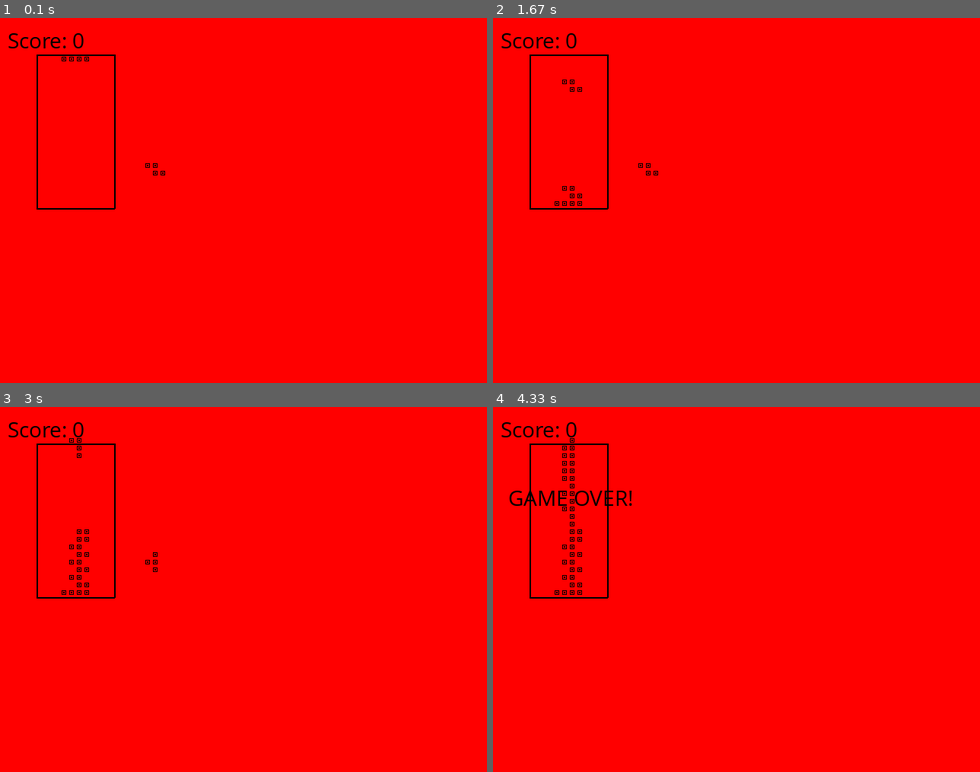
Above: before the commit, frames 1-4 (two rows, left to right).
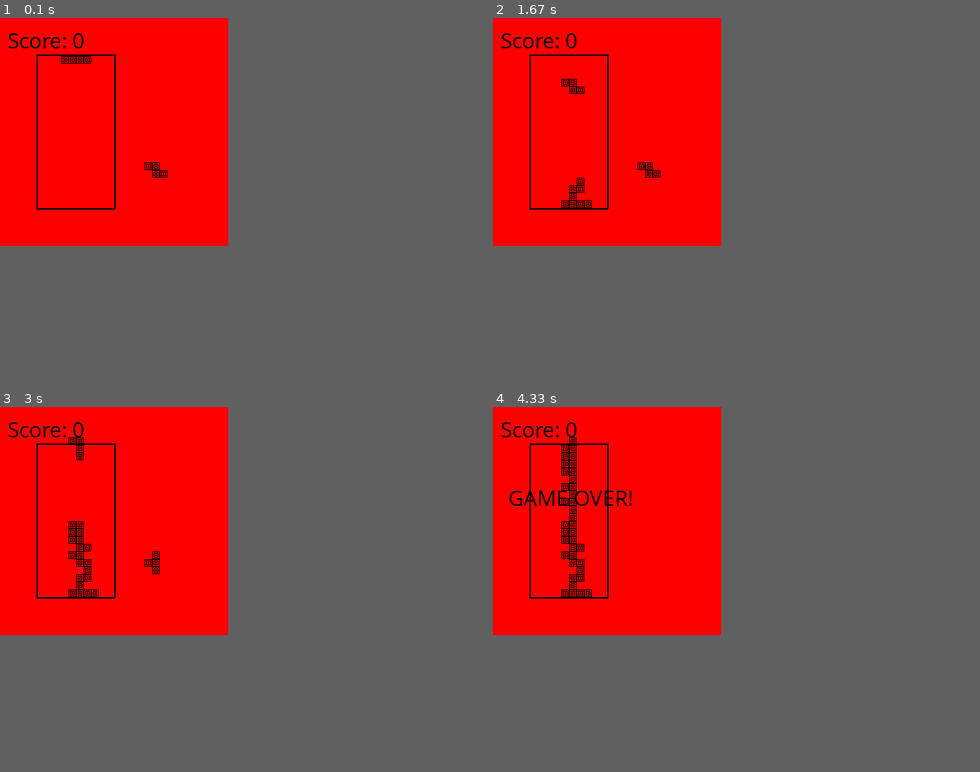
Above: after the commit, the same moments.

Repository: FrankTaylorLieder/pytris
Game: pygame game, started from pytris.py
Two runs of this game, one before a commit and one after it. Both use one fixed random seed, a clock stepped at 60 frames per second and the inputs below.
Inputs:
- Up to frame 1 (0.1 s): no input
- Up to frame 2 (1.67 s): tap Space at 0.33, 0.73, 1.03, 1.23, 1.57 s; hold Right 0.67-1.13 s; hold Up 1.17-1.47 s; hold Right from 1.5 s (still down)
- Up to frame 3 (3 s): tap Space at 1.87, 2.07, 2.37, 2.63, 2.97 s; release Right at 1.97 s; hold Left 2-2.53 s; hold Down 2.57-2.87 s; hold Left from 2.9 s (still down)
- Up to frame 4 (4.33 s): release Left at 3.3 s; hold Up 3.33-3.7 s; tap Space at 3.4, 3.8, 4.1 s; hold Right from 3.73 s (still down)
In our replay, the window is 640x480 before the commit and 300x300 after it. These sizes can differ from the game's own. Grey fills any space a smaller window leaves; there, only what the larger window draws over its background counts as a difference.

The runs differ from the first frame. In frame 1, 0.2% of the frame differs, in the area x 12-35%, y 10-44%; in frame 2, 0.4%; in frame 3, 0.7%; in frame 4, 1.0%, in the area x 12-21%, y 8-53%.

Commit message:
Tidied up code and PEP8 formatted

Diff:
--- a/pytris.py
+++ b/pytris.py
@@ -26,6 +26,7 @@
 - DONE BUG O shape wobbles on rotate
 - Show column indicator
 - Sort out the pygame installation on M1 mac. GIF support not by default.
+- Port to pygame 2.3
 
 @author: fst AT lieder.me.uk
 '''
@@ -55,6 +56,7 @@
 # 2D array: list of columns
 model = [x[:] for x in [[False] * mheight] * mwidth]
 
+
 def dump_model(model):
     for y in range(mheight):
         for x in range(mwidth):
@@ -64,9 +66,9 @@
 
 bs = 10
 xoff, yoff = 50, 50
-ssize = swidth, sheight = [640, 480]
-
-block = pygame.image.load('block.bmp')
+ssize = swidth, sheight = [300, 300]
+
+block = pygame.image.load('block.gif')
 blockrect = block.get_rect()
 
 '''
@@ -75,18 +77,21 @@
   points = [[x,y]]
 '''
 shapes = [
-        { 'positions': [[-2, 0], [-1, 0], [0, 0], [1, 0]], 'rotate': True },  # I
-        { 'positions': [[0, 0], [1, 0], [0, 1], [1, 1]], 'rotate': False },  # O
-        { 'positions': [[0, -1], [0, 0], [0, 1], [-1, 0]], 'rotate': True },  # T
-        { 'positions': [[0, -1], [0, 0], [0, 1], [1, -1]], 'rotate': True },  # J
-        { 'positions': [[0, -1], [0, 0], [0, 1], [-1, -1]], 'rotate': True },  # L
-        { 'positions': [[-1, -1], [0, -1], [0, 0], [1, 0]], 'rotate': True },  # S
-        { 'positions': [[0, -1], [0, 0], [-1, 0], [-1, -1]], 'rotate': True }  # Z
-    ]
-
-shapes_small = [
-        { 'positions': [[-1, -1], [-1, 0], [0, 0], [0, -1]], 'rotate': False }  # O
-    ]
+    {'name': 'I', 'positions': [
+        [-2, 0], [-1, 0], [0, 0], [1, 0]], 'rotate': True},
+    {'name': 'O', 'positions': [[0, 0], [1, 0],
+                                [0, 1], [1, 1]], 'rotate': False},
+    {'name': 'T', 'positions': [[0, -1], [0, 0],
+                                [0, 1], [-1, 0]], 'rotate': True},
+    {'name': 'J', 'positions': [[0, -1], [0, 0],
+                                [0, 1], [1, -1]], 'rotate': True},
+    {'name': 'L', 'positions': [[0, -1], [0, 0], [0, 1],
+                                [-1, -1]], 'rotate': True},
+    {'name': 'S', 'positions': [[-1, -1], [0, -1], [0, 0], [1, 0]],
+     'rotate': True},
+    {'name': 'Z', 'positions': [[0, -1], [0, 0], [-1, 0],
+                                [-1, -1]], 'rotate': True}
+]
 
 pygame.font.init()
 font = pygame.font.SysFont('Comic Sans MS', 30)
@@ -104,14 +109,16 @@
         self.rotate = shape_defn['rotate']
 
     def rotate_left(self):
-        if not self.rotate: return
+        if not self.rotate:
+            return
         np = []
         for i in range(len(self.positions)):
             np.append([self.positions[i][1], -self.positions[i][0]])
         self.positions = np
 
     def rotate_right(self):
-        if not self.rotate: return
+        if not self.rotate:
+            return
         np = []
         for i in range(len(self.positions)):
             np.append([-self.positions[i][1], self.positions[i][0]])
@@ -126,32 +133,43 @@
     def duplicate(self):
         return Shape({'positions': self.positions, 'rotate': self.rotate})
 
+
 def validate_rotated(model, shape, mx, my):
     for x, y in shape.get_points(mx, my):
-        if x < 0: return False
-        if x >= mwidth: return False
-        if y >= mheight: return False
-        if model[x][y]: return False
+        if x < 0:
+            return False
+        if x >= mwidth:
+            return False
+        if y >= mheight:
+            return False
+        if model[x][y]:
+            return False
 
     return True
 
 
 def get_options(model, shape, mx, my):
     # print('XXX get_options %s' % [mx, my, shape])
-    options = { Directions.LEFT, Directions.RIGHT, Directions.DOWN, Directions.RLEFT, Directions.RRIGHT }
+    options = {Directions.LEFT, Directions.RIGHT,
+               Directions.DOWN, Directions.RLEFT, Directions.RRIGHT}
 
     for x, y in shape.get_points(mx, my):
-        if x <= 0 or model[x - 1][y]: options.discard(Directions.LEFT)
-        if x >= (mwidth - 1) or model[x + 1][y]: options.discard(Directions.RIGHT)
-        if y > (mheight - 2) or model[x][y + 1]: options.discard(Directions.DOWN)
+        if x <= 0 or model[x - 1][y]:
+            options.discard(Directions.LEFT)
+        if x >= (mwidth - 1) or model[x + 1][y]:
+            options.discard(Directions.RIGHT)
+        if y > (mheight - 2) or model[x][y + 1]:
+            options.discard(Directions.DOWN)
 
     rs = shape.duplicate()
     rs.rotate_right()
-    if not validate_rotated(model, rs, mx, my): options.discard(Directions.RRIGHT)
+    if not validate_rotated(model, rs, mx, my):
+        options.discard(Directions.RRIGHT)
 
     ls = shape.duplicate()
     ls.rotate_left()
-    if not validate_rotated(model, ls, mx, my): options.discard(Directions.RLEFT)
+    if not validate_rotated(model, ls, mx, my):
+        options.discard(Directions.RLEFT)
 
     return options
 
@@ -170,15 +188,16 @@
             if not model[x][y]:
                 remove = False
                 break
-        if remove: lines.append(y)
+        if remove:
+            lines.append(y)
 
     return lines
 
 
 def remove_lines(model, removals):
     removals.sort()
-    for l in removals:
-        for y in range(l - 1, -1, -1):
+    for line in removals:
+        for y in range(line - 1, -1, -1):
             for x in range(mwidth):
                 model[x][y + 1] = model[x][y]
         for x in range(mwidth):
@@ -194,10 +213,12 @@
     lw = 2
     ph = mheight * bs
     pw = mwidth * bs
-    pygame.draw.lines(screen, black, True, [(xoff - lw, yoff - lw), (xoff - lw, yoff + ph),
-                                            (xoff + pw, yoff + ph), (xoff + pw, yoff - lw)], lw)
-
-    text = font.render('Score: %d%s' % (score, ' - PAUSED' if paused else ''), True, black)
+    pygame.draw.lines(screen, black, True,
+                      [(xoff - lw, yoff - lw), (xoff - lw, yoff + ph),
+                       (xoff + pw, yoff + ph), (xoff + pw, yoff - lw)], lw)
+
+    text = font.render('Score: %d%s' %
+                       (score, ' - PAUSED' if paused else ''), True, black)
 
     if next_shape:
         display_shape(screen, next_shape, 0, 0, 200, 200)
@@ -222,11 +243,9 @@
 def display_game_over(screen):
     text = font.render('GAME OVER!', True, black)
     screen.blit(text, (20, 100))
-    print('XXX Displayed game over')
 
 
 def main():
-    kup, kdown, kright, kleft, kspace, kp, kq = 273, 274, 275, 276, 32, 112, 113
     screen = pygame.display.set_mode(ssize)
 
     mx, my = 0, 0
@@ -251,9 +270,10 @@
         delay = (last_time + cycle_time) - new_time
         # print('XXX Cycle %d time: %d - %d' % (cycle, new_time - last_time, delay))
         if delay > 0:
+            # print('NOTE: cycle OK')
             pygame.time.wait(delay)
-        else:
-            print('WARNING: cycle took too long: %d' % delay)
+        # else:
+        #     print('WARNING: cycle took too long: %d' % delay)
         last_time = new_time
 
         if shape is None:
@@ -266,22 +286,37 @@
         options = get_options(model, shape, mx, my)
 
         for event in pygame.event.get():
-            if event.type == pygame.QUIT: sys.exit()
+            if event.type == pygame.QUIT:
+                sys.exit()
             if event.type == pygame.KEYDOWN:
                 print('Key: %s, %s' % (event.key, options))
-                if event.key == kp:
+                if event.key == pygame.K_p:
                     paused = not paused
+                handled = False
                 if not paused:
-                    if event.key == kleft and Directions.LEFT in options:
-                        mx -= 1
-                    if event.key == kright and Directions.RIGHT in options:
-                        mx += 1
-                    if event.key == kdown and Directions.RLEFT in options:
-                        shape.rotate_left()
-                    if event.key == kup and Directions.RRIGHT in options:
-                        shape.rotate_right()
-                    if event.key == kspace and Directions.DOWN in options:
-                        drop = True
+                    if event.key == pygame.K_LEFT:
+                        if Directions.LEFT in options:
+                            mx -= 1
+                        handled = True
+                    if event.key == pygame.K_RIGHT:
+                        if Directions.RIGHT in options:
+                            mx += 1
+                        handled = True
+                    if event.key == pygame.K_DOWN:
+                        if Directions.LEFT in options:
+                            shape.rotate_left()
+                        handled = True
+                    if event.key == pygame.K_UP:
+                        if Directions.RRIGHT in options:
+                            shape.rotate_right()
+                        handled = True
+                    if event.key == pygame.K_SPACE:
+                        if Directions.DOWN in options:
+                            drop = True
+                        handled = True
+
+                    if not handled:
+                        print('WARNING: Key not handled: %s', event.key)
 
             options = get_options(model, shape, mx, my)
 
@@ -314,7 +349,7 @@
 
         if first:
             if not options:
-                break;
+                break
             first = False
 
         cycle += 1
@@ -328,10 +363,11 @@
 
     while True:
         event = pygame.event.wait()
-        if event.key == kq:
+        if event.key == pygame.K_q:
             break
 
     print('Goodbye...')
+
 
 if __name__ == '__main__':
     main()
Not shown, changed: README
Binary file changed: block.bmp
Not shown, changed: requirements.txt
Not shown, added: requirements.txt.orig
